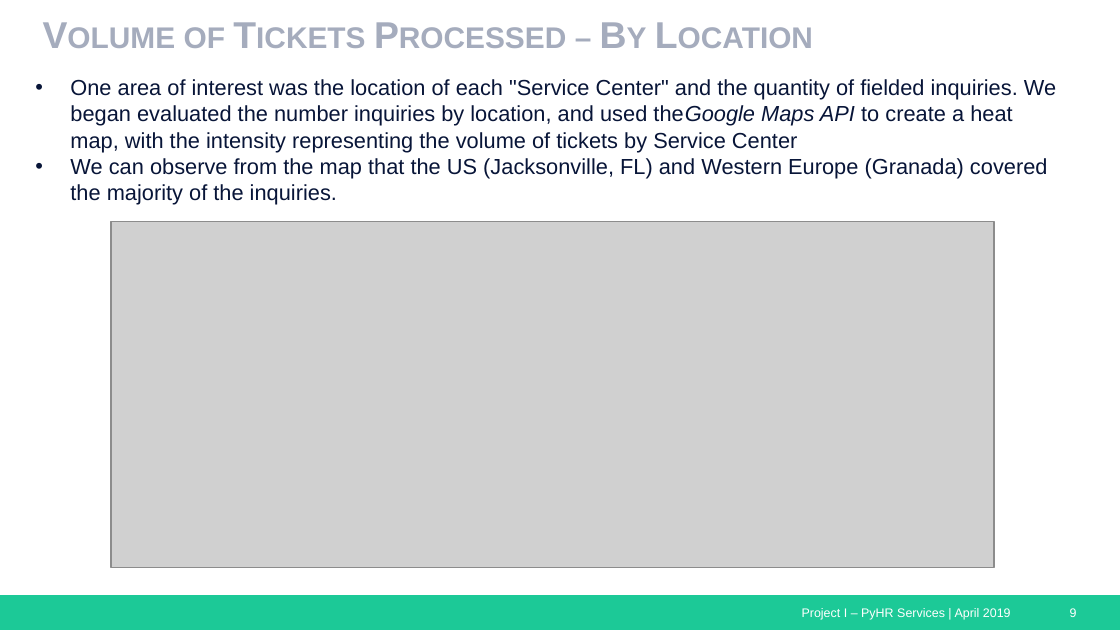
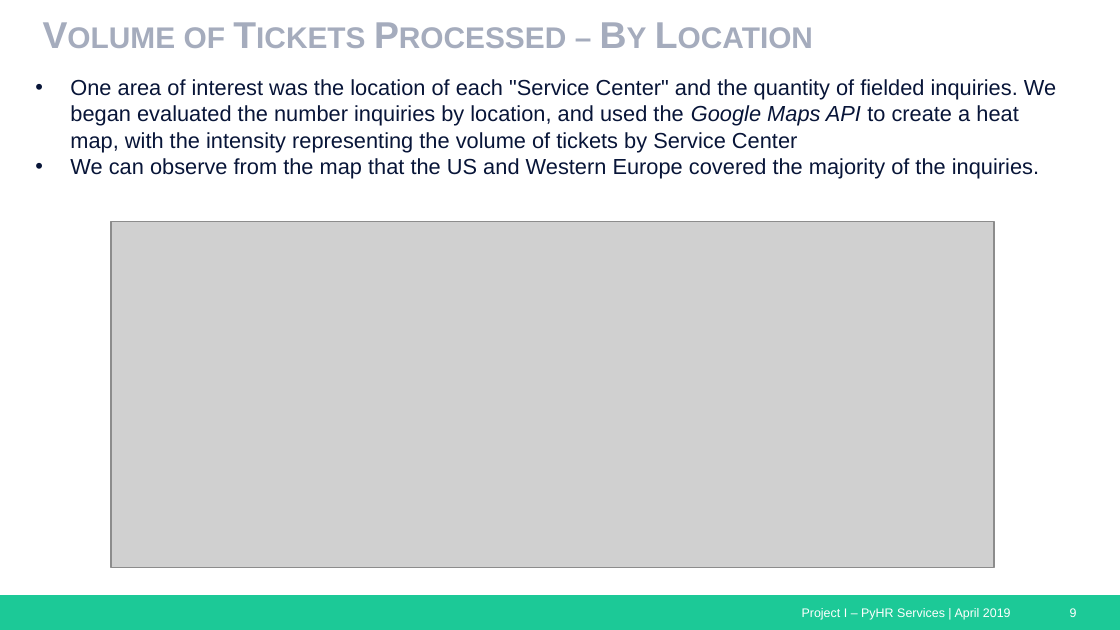
Before and after one commit to jvbonini/Project-I, a slide deck: slide 9 of Presentation/HRServices_Presentation_Master_v3.pptx. Drawn at 1120x630 pixels with LibreOffice and Linux fonts; fonts in the diff are those of the drawing; grey boxes stand for pictures. Boxes give left, top, right and bottom in pixels: in the first picture for what was removed or moved away, otherwise in the second. Text is boxed around its words. In the diff, an @@ line names an element or a change of style, - is before the commit and + after.

Commit message:
Updating for Presentation

```diff
--- a/Presentation/HRServices_Presentation_Master_v3.pptx
+++ b/Presentation/HRServices_Presentation_Master_v3.pptx
@@ text at box(70, 79, 1056, 178): text changed @@
-• One area of interest was the location of each "Service Center" and the quantity of fielded inquiries. We began evaluated the number inquiries by location, and used theGoogle Maps API to create a heat map, with the intensity representing the volume of tickets by Service Center
-• We can observe from the map that the US (Jacksonville, FL) and Western Europe (Granada) covered the majority of the inquiries.
+• One area of interest was the location of each "Service Center" and the quantity of fielded inquiries. We began evaluated the number inquiries by location, and used the Google Maps API to create a heat map, with the intensity representing the volume of tickets by Service Center
+• We can observe from the map that the US and Western Europe covered the majority of the inquiries.
```
Also in this commit, not shown: 1 other slide changed.
